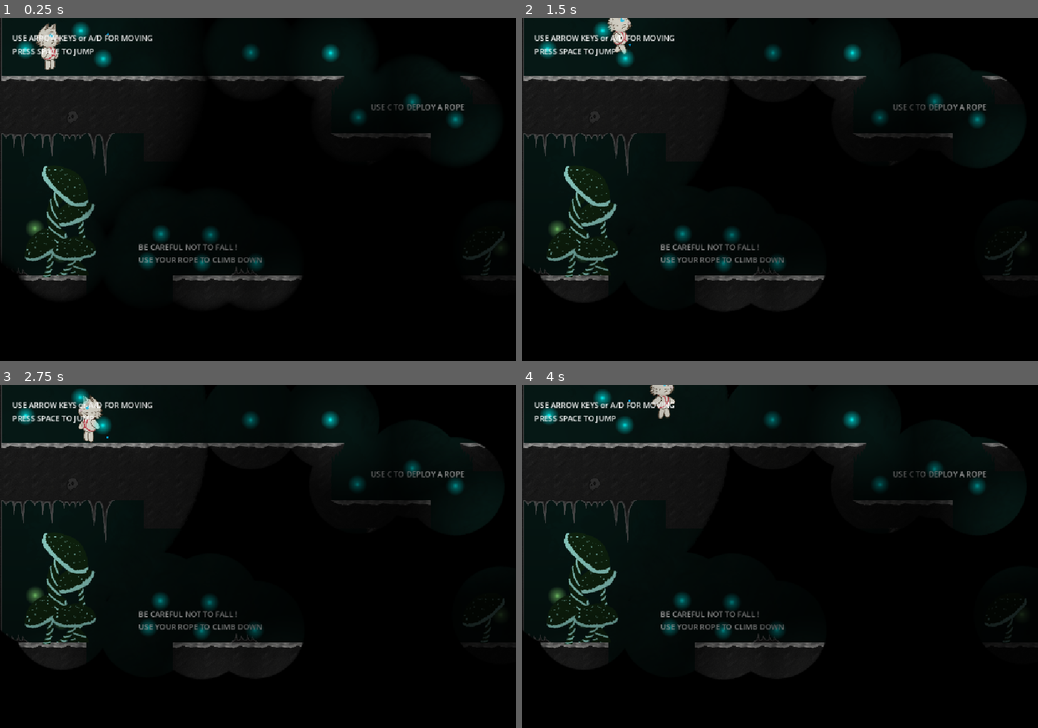
Above: before the commit, frames 1-4 (two rows, left to right).
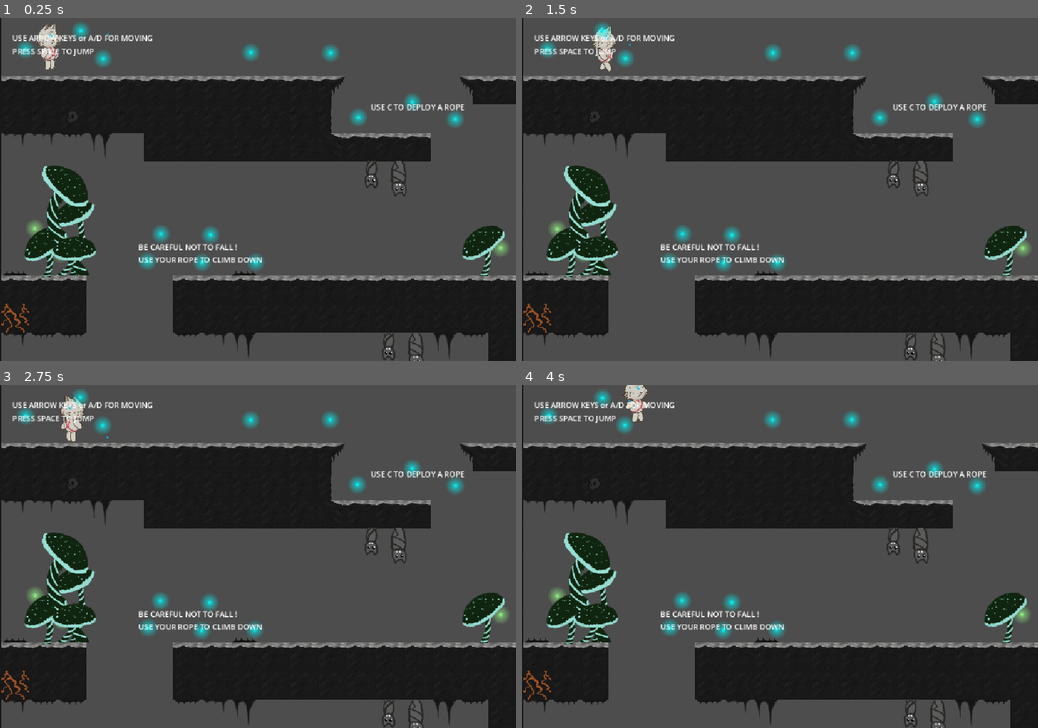
Above: after the commit, the same moments.

Repository: Mad2F/GameJam_2025
Game: Godot game, scene res://Game/Levels/LevelTutorial.tscn
The game is run twice, just before and just after one commit, with the same random seed, the same clock (stepped at 60 frames per second) and the same inputs. Sound files missing from this copy of the repository are replaced by a short silence.
Inputs (mouse positions are in pixels of both pictures, inside the frame that each line leads up to):
- Up to frame 1 (0.25 s): no input
- Up to frame 2 (1.5 s): tap Space (move_jump) at 0.5, 0.77, 1.07, 1.25 s; move the mouse to (893, 172) at 0.52 s; hold Right (move_right) from 0.53 s (still down); tap C (climb) at 0.6 s; tap G (use_grapin, bound only after the commit) at 0.8, 1.35 s; move the mouse to (676, 206) at 1.27 s
- Up to frame 3 (2.75 s): tap Space (move_jump) at 1.52, 1.55, 1.82, 2, 2.1 s; move the mouse to (309, 481) at 2.02 s; release Right (move_right) at 2.03 s; hold Left (move_left) from 2.03 s (still down); tap C (climb) at 2.3 s
- Up to frame 4 (4 s): tap Space (move_jump) at 2.75, 3.02, 3.32, 3.5, 3.77, 3.8 s; move the mouse to (754, 625) at 2.77 s; release Left (move_left) at 2.78 s; hold Right (move_right) from 2.78 s (still down); tap C (climb) at 2.85 s; tap G (use_grapin, bound only after the commit) at 3.05 s; move the mouse to (934, 607) at 3.52 s; hold Enter (enter) from 3.53 s (still down)

The runs differ from the first frame. In frame 1, 76% of the frame differs, in the area x 0-100%, y 0-100%; in frame 2, 76%; in frame 3, 76%; in frame 4, 76%.

Commit message:
début de grapin

Diff:
--- a/Game/Levels/Level0.tscn
+++ b/Game/Levels/Level0.tscn
@@ -172,10 +172,12 @@
 [node name="Level0" type="Node2D"]
 
 [node name="background" type="Sprite2D" parent="."]
+visible = false
 position = Vector2(544, 940)
 texture = ExtResource("1_psp03")
 
 [node name="LevelShadow" parent="." instance=ExtResource("1_wanyh")]
+visible = false
 
 [node name="Fog" parent="." instance=ExtResource("2_vjihd")]
 position = Vector2(1, 0)
--- a/Game/Levels/LevelTutorial.tscn
+++ b/Game/Levels/LevelTutorial.tscn
@@ -179,13 +179,16 @@
 [node name="Tutorial" type="Node2D"]
 
 [node name="background" type="Sprite2D" parent="."]
+visible = false
 position = Vector2(544, 940)
 texture = ExtResource("1_un0xd")
 
 [node name="Fog" parent="." instance=ExtResource("3_gum33")]
+visible = false
 LevelDimension = Vector2(1080, 2160)
 
 [node name="LevelShadow" parent="." instance=ExtResource("2_xejrs")]
+visible = false
 
 [node name="WaterDrop" parent="." instance=ExtResource("4_n173v")]
 position = Vector2(225, 33)
--- a/Game/LevelsComponents/LevelTransitionEntry.gd
+++ b/Game/LevelsComponents/LevelTransitionEntry.gd
@@ -1,6 +1,6 @@
 extends Node
 
-@onready var scene = preload("res://Game/rope.tscn")
+@onready var scene = preload("res://Game/Objects/rope.tscn")
 @onready var scene_instance = null
 
 @onready var playerScene = preload("res://Game/player.tscn")
--- a/Game/Objects/Lanterne.gd
+++ b/Game/Objects/Lanterne.gd
@@ -22,4 +22,3 @@
 
 func _process(delta):
 	increaseLight(delta)
-	print($LightSource.radius)
--- a/Game/Objects/Stone.gd
+++ b/Game/Objects/Stone.gd
@@ -4,6 +4,8 @@
 var activated: bool = false
 var ephemeralLight: PackedScene = preload("res://Game/Objects/EphemeralLightSource.tscn")
 var gravity = 1.0
+
+signal floor(message: Vector2)
 
 func _physics_process(delta: float) -> void:
 	apply_central_force(Vector2.DOWN * delta * gravity)
@@ -17,5 +19,6 @@
 	instance.life_span = 2.0
 	instance.initial_intensity = 5.0
 	instance.initial_radius = 500.0
+	floor.emit(global_position)
 	get_tree().get_root().get_node(get_tree().current_scene.get_path()).add_child(instance)
 	queue_free()
--- a/Game/rope.tscn
+++ b/Game/Objects/rope.tscn
@@ -1,10 +1,10 @@
 [gd_scene load_steps=6 format=3 uid="uid://2348svrf3ir"]
 
-[ext_resource type="Script" uid="uid://bhpmge1dyvlo3" path="res://Game/rope.gd" id="1_h1h7e"]
-[ext_resource type="PackedScene" uid="uid://bnh8n283yi8w1" path="res://Game/rope_area.tscn" id="7_6yuh4"]
-[ext_resource type="Script" uid="uid://ddut5xx2ix5vn" path="res://Game/rope_area.gd" id="8_xq6us"]
-[ext_resource type="AudioStream" uid="uid://bychj5nvhojn0" path="res://Game/resources/audio/rope.ogg" id="9_skrkf"]
-[ext_resource type="Texture2D" uid="uid://cap83ortwdsmi" path="res://Game/hook.png" id="10_o5kou"]
+[ext_resource type="Script" uid="uid://bhpmge1dyvlo3" path="res://Game/Objects/rope.gd" id="1_h1h7e"]
+[ext_resource type="PackedScene" uid="uid://bnh8n283yi8w1" path="res://Game/Objects/rope_area.tscn" id="7_6yuh4"]
+[ext_resource type="Script" uid="uid://ddut5xx2ix5vn" path="res://Game/Objects/rope_area.gd" id="8_xq6us"]
+[ext_resource type="AudioStream" uid="uid://cjrg5xujxgu6r" path="res://Game/resources/audio/rope.ogg" id="9_skrkf"]
+[ext_resource type="Texture2D" uid="uid://c4p26iuhwhvha" path="res://Game/hook.png" id="10_o5kou"]
 
 [node name="Rope" type="Node2D"]
 script = ExtResource("1_h1h7e")
--- a/Game/player.gd
+++ b/Game/player.gd
@@ -45,9 +45,10 @@
 
 signal dead;
 
-@onready var scene = preload("res://Game/rope.tscn")
+@onready var scene = preload("res://Game/Objects/rope.tscn")
 @onready var stone = preload("res://Game/Objects/Stone.tscn")
 @onready var scene_instance = null
+@onready var grapin_stone_instance = null
 
 # Start front idle animation on load
 func _ready():
@@ -112,15 +113,16 @@
 		#jump on/off rope
 		if Input.is_action_just_pressed("climb"):
 			print("CLIMB ON")
-			isOnRope = true
-			timeoff = timeoff0
-			var rope_position = calculate_rope_position()
-			if (rope_position != null):
+			var rope_down_position = calculate_rope_down_position()
+			if (rope_down_position != null):
+				isOnRope = true
+				timeoff = timeoff0
 				state = State.CLIMBING
 				rope_under_tension_sound.play()
-				_on_rope_created(rope_position)
+				_on_rope_down_created(rope_down_position)
 				_last_position_on_ground = global_position
-				global_position = rope_position
+				global_position = rope_down_position
+				toRight = !toRight
 
 				set_collision_mask_value(1, true)
 				set_collision_mask_value(3, true)
@@ -130,6 +132,26 @@
 				timeoff = 0
 				print("No rope")
 			return
+		if Input.is_action_just_pressed("use_grapin"):
+			print("GRAPIN ON")
+			#isOnRope = true
+			timeoff = timeoff0
+			var rope_up_position = calculate_rope_up_position()
+			if (rope_up_position != null):
+				state = State.CLIMBING
+				rope_under_tension_sound.play()
+				_on_rope_up_created(rope_up_position)
+				#_last_position_on_ground = global_position
+				#global_position = rope_down_position
+
+				set_collision_mask_value(1, true)
+				set_collision_mask_value(3, true)
+				#$CollisionShape2D.disabled = true
+			else:
+				#isOnRope = false
+				timeoff = 0
+				print("No grapin")
+			return
 	#rope movements:
 	else:
 		velocity.y = 0
@@ -160,10 +182,8 @@
 
 	# All movement animations named appropriately
 	if movement == "Walk":
-		animation.flip_h = (velocity.x < 0)
-		toRight = (velocity.x < 0)
-	if isOnRope:
-		animation.flip_h = !toRight
+		toRight = (velocity.x > 0)
+	animation.flip_h = !toRight
 	animation.play(movement)
 	handleSonar()
 
@@ -171,18 +191,28 @@
 	# Move character, slide at collision
 	move_and_slide()
 
-func calculate_rope_position():
+func calculate_rope_down_position():
 	if (toRight):
+		if $bottom_right.has_overlapping_bodies() == false:
+			return $bottom_right.global_position
+	else:
 		if $bottom_left.has_overlapping_bodies() == false:
 			return $bottom_left.global_position
-	else:
-		if $bottom_right.has_overlapping_bodies() == false:
-			return $bottom_right.global_position
 
 	return null
 
+func calculate_rope_up_position():
+	print('above head ', $above_head.has_overlapping_bodies(), $jump_left.has_overlapping_bodies(), $jump_right.has_overlapping_bodies())
+	if $above_head.has_overlapping_bodies() == false:
+		if (toRight):
+			return $jump_right.global_position
+		else:
+			return $jump_left.global_position
+
+	return null
+
 func isJumpOffFree():
-	if (toRight):
+	if (not toRight):
 		if $jump_left.has_overlapping_bodies() == false:
 			return $jump_left.global_position
 	else:
@@ -199,7 +229,6 @@
 	set_collision_mask_value(1, true)
 	set_collision_mask_value(3, false)
 	#$CollisionShape2D.disabled = false
-	print("HI", global_position, " ", pos)
 	if (pos != null):
 		set_global_position(pos)
 	_on_rope_destroyed()
@@ -236,13 +265,36 @@
 
 
 
-func _on_rope_created(pos):
+func _on_rope_down_created(pos):
 	scene_instance = scene.instantiate()
 	add_sibling(scene_instance)
 	scene_instance.set_name("Rope")
 	scene_instance.set_global_position(pos)
 	scene_instance.z_index = 2
 	scene_instance.player_leaves_rope.connect(falls_off_rope)
+	isOnRope = true
+
+func _on_rope_up_created(pos):
+	grapin_stone_instance = stone.instantiate()
+	var force = Vector2(0, -300)
+	var p = $grapin_right.global_position if toRight else $grapin_left.global_position
+	grapin_stone_instance.position = p
+	grapin_stone_instance.linear_velocity = force
+	grapin_stone_instance.floor.connect(_on_floor_grapin_found)
+	get_tree().get_root().get_node(get_tree().current_scene.get_path()).add_child(grapin_stone_instance)
+
+func _on_floor_grapin_found(pos):
+	grapin_stone_instance.queue_free()
+	if (pos.y < global_position.y):
+		pos.y = pos.y - 60
+		_last_position_on_ground = pos
+		if (toRight):
+			_last_position_on_ground.x += 60
+		else:
+			_last_position_on_ground.x -= 60
+		_on_rope_down_created(pos)
+	else:
+		print("GRAPIN not created")
 
 func _on_rope_destroyed():
 	scene_instance.queue_free()
--- a/Game/player.tscn
+++ b/Game/player.tscn
@@ -1,17 +1,17 @@
 [gd_scene load_steps=41 format=3 uid="uid://dgk3j14qj66fo"]
 
 [ext_resource type="Script" uid="uid://c6ly5svc3dstr" path="res://Game/player.gd" id="1_h4tjw"]
-[ext_resource type="Texture2D" uid="uid://c3nmxmfr0bnbc" path="res://Game/resources/sprites_player/sprites-climbing.png" id="2_oyrjc"]
-[ext_resource type="Texture2D" uid="uid://c152dlrmg4vb6" path="res://Game/resources/sprites_player/sprites-climbing-idle.png" id="3_ltdye"]
-[ext_resource type="Texture2D" uid="uid://di0vpy4kl74xd" path="res://Game/resources/sprites_player/sprites-jump.png" id="4_wxy0c"]
-[ext_resource type="Texture2D" uid="uid://c0bgd6jv6h8at" path="res://Game/resources/sprites_player/sprite-walking.png" id="5_ltdye"]
-[ext_resource type="PackedScene" uid="uid://bnh8n283yi8w1" path="res://Game/rope_area.tscn" id="6_oyrjc"]
-[ext_resource type="Texture2D" uid="uid://wru8d4gutc6w" path="res://Game/resources/sprites_player/sprites-idle.png" id="6_wxy0c"]
+[ext_resource type="Texture2D" uid="uid://bgogyjqupyml3" path="res://Game/resources/sprites_player/sprites-climbing.png" id="2_oyrjc"]
+[ext_resource type="Texture2D" uid="uid://dwhxf45jq7v74" path="res://Game/resources/sprites_player/sprites-climbing-idle.png" id="3_ltdye"]
+[ext_resource type="Texture2D" uid="uid://fqfd2lem0kw2" path="res://Game/resources/sprites_player/sprites-jump.png" id="4_wxy0c"]
+[ext_resource type="Texture2D" uid="uid://bcsb3e4n7tokm" path="res://Game/resources/sprites_player/sprite-walking.png" id="5_ltdye"]
+[ext_resource type="PackedScene" uid="uid://bnh8n283yi8w1" path="res://Game/Objects/rope_area.tscn" id="6_oyrjc"]
+[ext_resource type="Texture2D" uid="uid://slhbrjehhde1" path="res://Game/resources/sprites_player/sprites-idle.png" id="6_wxy0c"]
 [ext_resource type="PackedScene" uid="uid://m08mibsg58x0" path="res://Game/Objects/LightSource.tscn" id="7_ltdye"]
 [ext_resource type="AudioStream" uid="uid://bhnsufli8o2ad" path="res://Game/resources/audio/fall.ogg" id="7_oyrjc"]
 [ext_resource type="AudioStream" uid="uid://yduxwrcvrxjt" path="res://Game/resources/audio/step.ogg" id="8_ltdye"]
 [ext_resource type="AudioStream" uid="uid://b3wndiq6rfoly" path="res://Game/resources/audio/rope_under_tension.ogg" id="8_wxy0c"]
-[ext_resource type="PackedScene" path="res://Game/Objects/Lanterne.tscn" id="12_uan04"]
+[ext_resource type="PackedScene" uid="uid://bmlosaeikhnm8" path="res://Game/Objects/Lanterne.tscn" id="12_uan04"]
 
 [sub_resource type="RectangleShape2D" id="RectangleShape2D_5gpxt"]
 size = Vector2(49, 98)
@@ -242,18 +242,16 @@
 animation = &"Walk_Idle"
 
 [node name="bottom_left" parent="." instance=ExtResource("6_oyrjc")]
-visible = false
 position = Vector2(-60, 38)
 
 [node name="bottom_right" parent="." instance=ExtResource("6_oyrjc")]
-visible = false
 position = Vector2(49, 38)
 
 [node name="jump_left" parent="." instance=ExtResource("6_oyrjc")]
-position = Vector2(49, -121)
+position = Vector2(-61, -121)
 
 [node name="jump_right" parent="." instance=ExtResource("6_oyrjc")]
-position = Vector2(-61, -120)
+position = Vector2(50, -120)
 
 [node name="Fall" type="AudioStreamPlayer" parent="."]
 stream = ExtResource("7_oyrjc")
@@ -272,3 +270,15 @@
 [node name="lanterne" parent="." instance=ExtResource("12_uan04")]
 visible = false
 position = Vector2(23, 87)
+
+[node name="above_head" parent="." instance=ExtResource("6_oyrjc")]
+position = Vector2(-6, -120)
+
+[node name="grapin_left" type="Node2D" parent="."]
+position = Vector2(-23, -213)
+
+[node name="grapin_right" type="Node2D" parent="."]
+position = Vector2(59, -211)
+
+[node name="grapin" type="Node2D" parent="."]
+position = Vector2(0, -212)
--- a/project.godot
+++ b/project.godot
@@ -81,6 +81,11 @@
 "events": [Object(InputEventKey,"resource_local_to_scene":false,"resource_name":"","device":0,"window_id":0,"alt_presse …(189 unchanged characters)…
 ]
 }
+use_grapin={
+"deadzone": 0.2,
+"events": [Object(InputEventKey,"resource_local_to_scene":false,"resource_name":"","device":0,"window_id":0,"alt_pressed":false,"shift_pressed":false,"ctrl_pressed":false,"meta_pressed":false,"pressed":false,"keycode":0,"physical_keycode":0,"key_label":71,"unicode":0,"location":0,"echo":false,"script":null)
+]
+}
 
 [input_devices]
 
Not shown: 1 places in Game/Levels/Level0.tscn that only renumber resources
Not shown: 1 places in Game/Levels/LevelTutorial.tscn that only renumber resources
Renamed: Game/rope.gd -> Game/Objects/rope.gd
Renamed: Game/rope_area.gd -> Game/Objects/rope_area.gd
Renamed: Game/Rope_Area.tscn -> Game/Objects/rope_area.tscn
Not shown, removed: Game/rope.gd.uid
Not shown, removed: Game/rope_area.gd.uid
